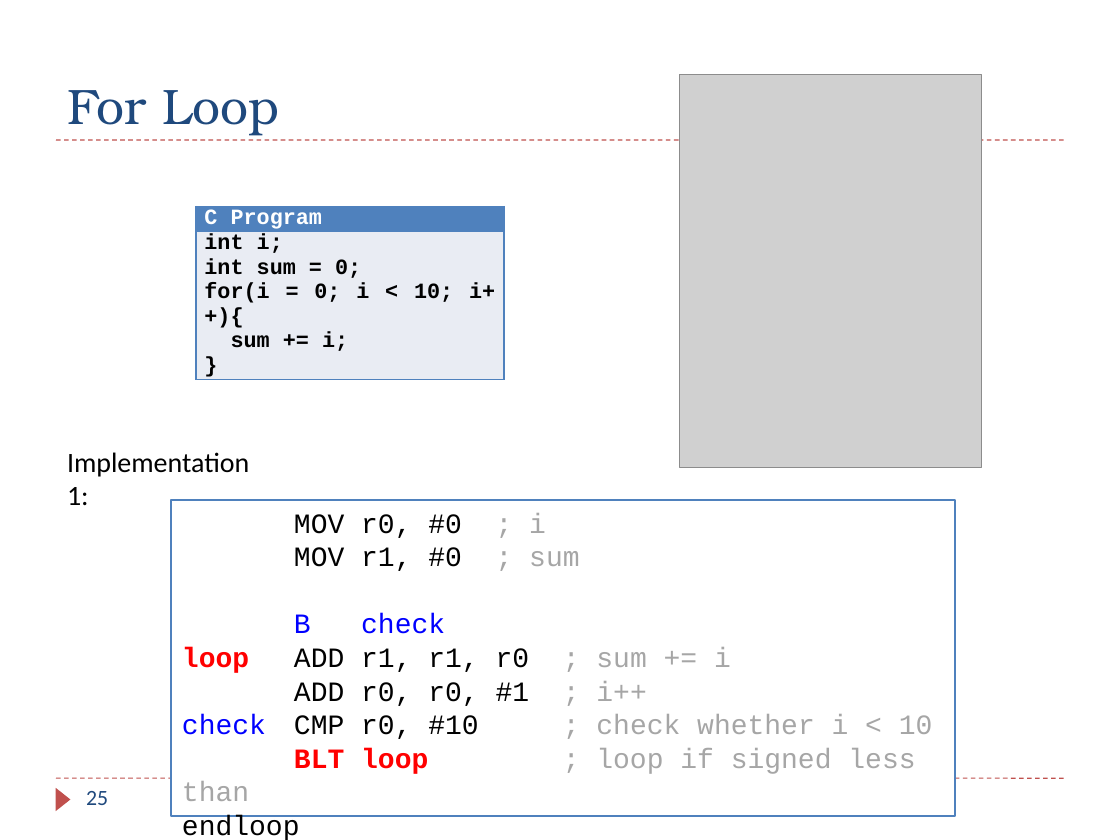
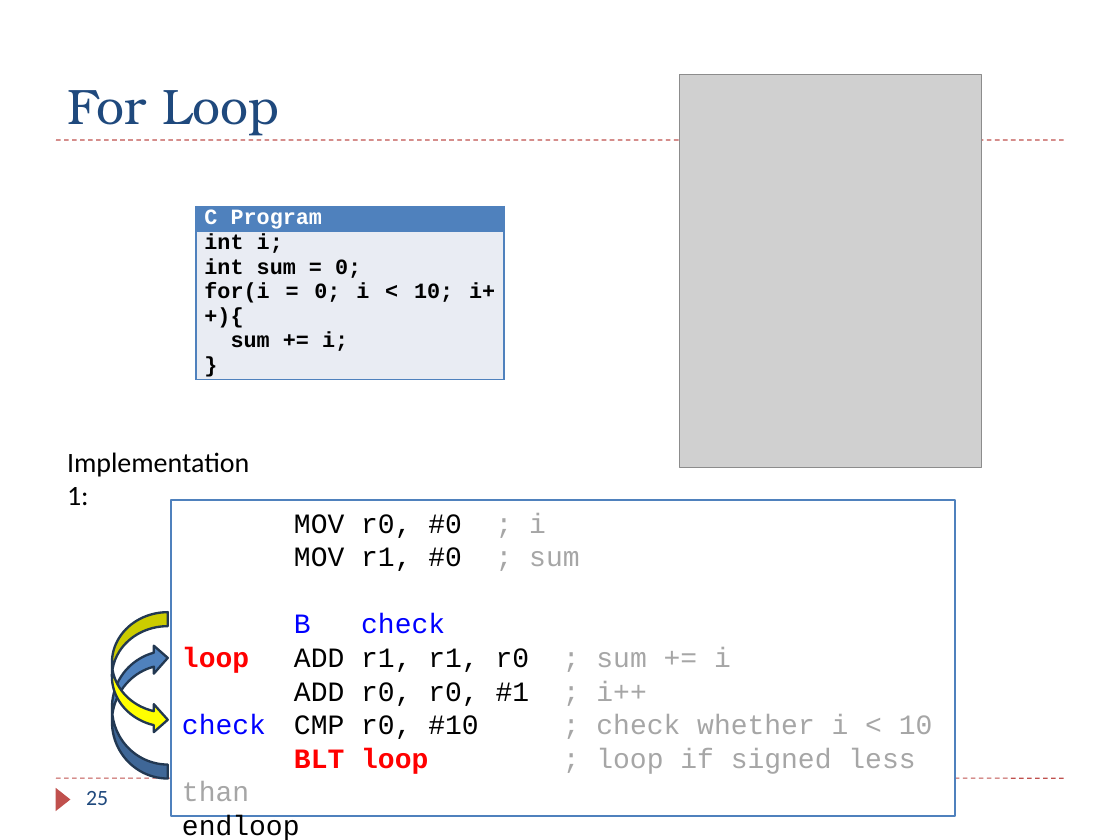
Before and after one commit to guhofstra/CSC111Fa25, a slide deck: slide 25 of PPTs/bak/Textbook Lecture_Slides_V3/Chapter_06_ARM_Flow_Control.pptx. Drawn at 1120x840 pixels with LibreOffice and Linux fonts; fonts in the diff are those of the drawing; grey boxes stand for pictures. Boxes give left, top, right and bottom in pixels: in the first picture for what was removed or moved away, otherwise in the second. Text is boxed around its words. In the diff, an @@ line names an element or a change of style, - is before the commit and + after.

```diff
--- a/PPTs/bak/Textbook Lecture_Slides_V3/Chapter_06_ARM_Flow_Control.pptx
+++ b/PPTs/bak/Textbook Lecture_Slides_V3/Chapter_06_ARM_Flow_Control.pptx
@@ curved right arrow added at [112,613,168,735], fill #FFFF00, outline #233953 1.5 pt @@
@@ curved right arrow added at [112,644,168,778], fill #4F81BD, outline #233953 1.5 pt @@
```
Also in this commit, not shown: 19 other slides changed, 1 slide added, 3 slides removed, 44 other files.
